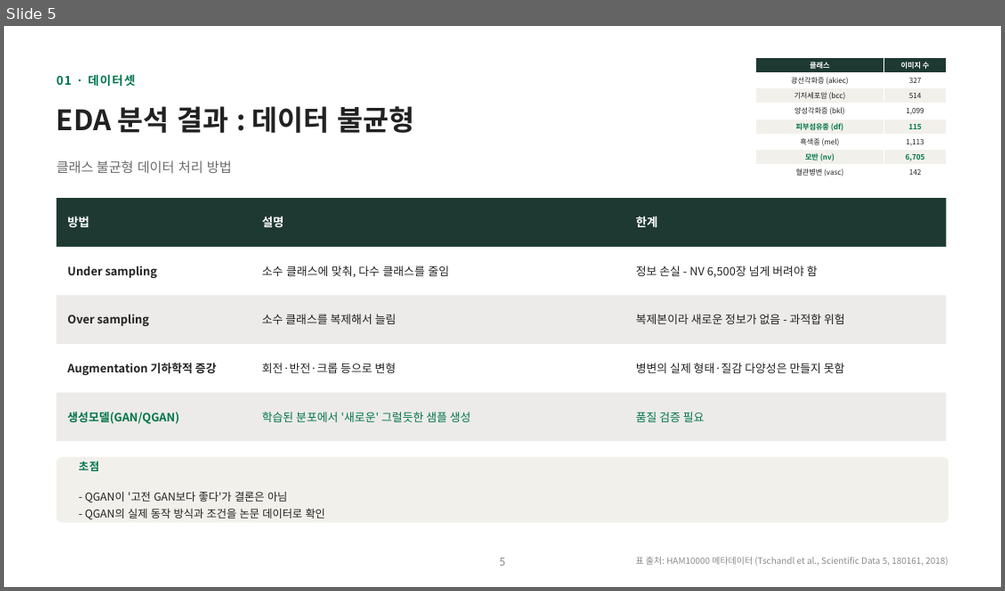
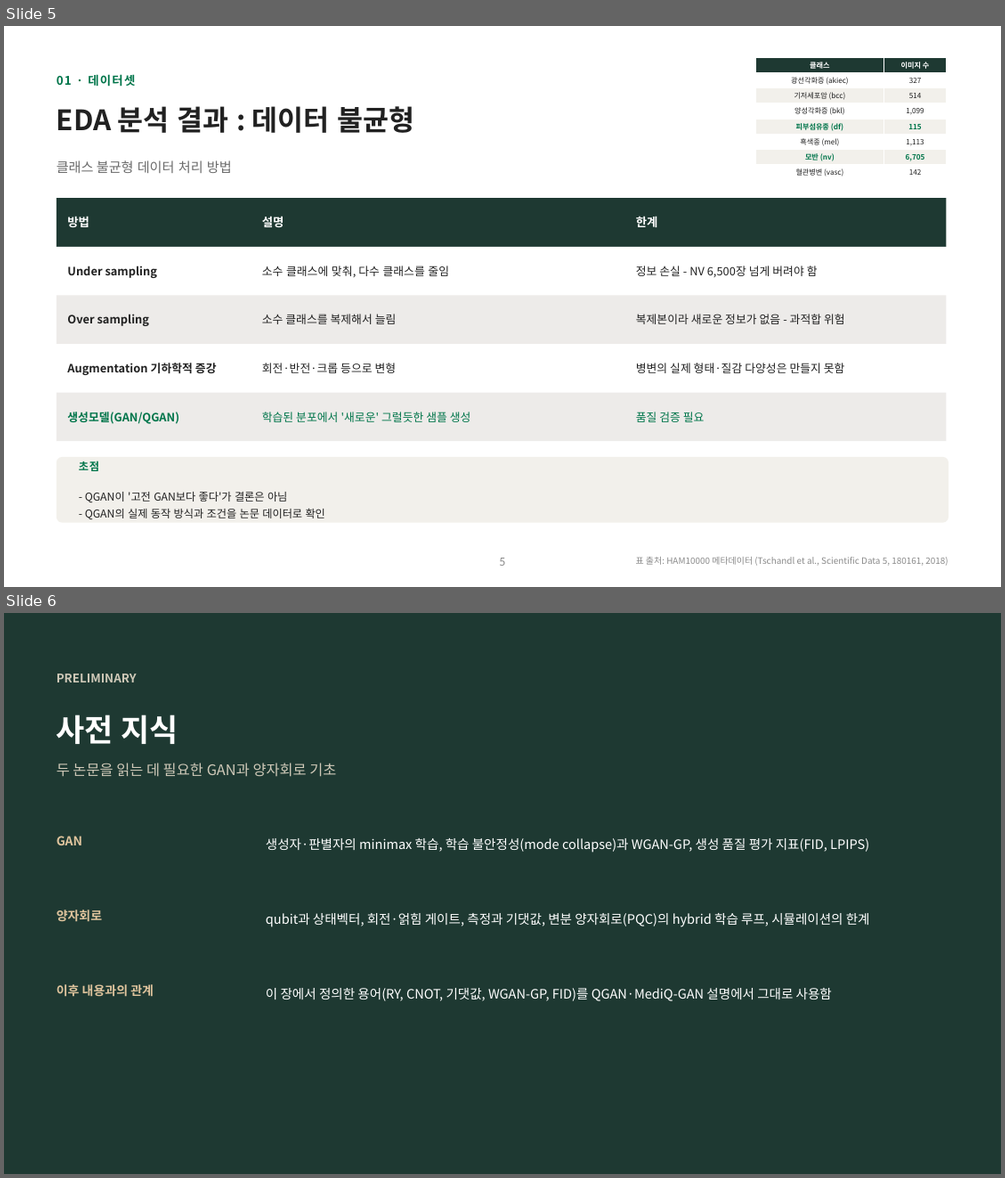
Before and after one commit to hyunhp/skin_disease_qml, a slide deck: practice/day1_slides/day1_theory_slides.pptx. Shown one above the other, each under a label of ours: slide 5 before the commit, slides 5 and 6 after it. The pictures are 1005x591 and 1005x1178 pixels, drawn with LibreOffice and Linux fonts; fonts in the diff are those of the drawing. Boxes give left, top, right and bottom in pixels: in the first picture for what was removed or moved away, otherwise in the second. Text is boxed around its words. In the diff, an @@ line names an element or a change of style, - is before the commit and + after.

```diff
--- a/practice/day1_slides/day1_theory_slides.pptx
+++ b/practice/day1_slides/day1_theory_slides.pptx
@@ slide 6 added at <box>4,613,1001,1174</box>, background #1E3932 @@
@@ text added at <box>57,674,137,682</box>, 11.5 pt, text #CFC9B8, bold @@
+PRELIMINARY
@@ text added at <box>57,714,178,744</box>, 30 pt, text #FFFFFF, bold @@
+사전 지식
@@ text added at <box>57,763,336,777</box>, 14 pt, text #CFC9B8 @@
+두 논문을 읽는 데 필요한 GAN과 양자회로 기초
@@ text added at <box>57,835,82,845</box>, 12 pt, text #DFC49D, bold @@
+GAN
@@ text added at <box>266,838,869,852</box>, 12.5 pt, text #FFFFFF @@
+생성자·판별자의 minimax 학습, 학습 불안정성(mode collapse)과 WGAN-GP, 생성 품질 평가 지표(FID, LPIPS)
@@ text added at <box>57,909,102,922</box>, 12 pt, text #DFC49D, bold @@
+양자회로
@@ text added at <box>266,913,870,927</box>, 12.5 pt, text #FFFFFF @@
+qubit과 상태벡터, 회전·얽힘 게이트, 측정과 기댓값, 변분 양자회로(PQC)의 hybrid 학습 루프, 시뮬레이션의 한계
@@ text added at <box>57,984,154,997</box>, 12 pt, text #DFC49D, bold @@
+이후 내용과의 관계
@@ text added at <box>266,988,832,1001</box>, 12.5 pt, text #FFFFFF @@
+이 장에서 정의한 용어(RY, CNOT, 기댓값, WGAN-GP, FID)를 QGAN·MediQ-GAN 설명에서 그대로 사용함
```
Also in this commit, not shown: 3 slides changed, 20 other slides added, 27 other files.
